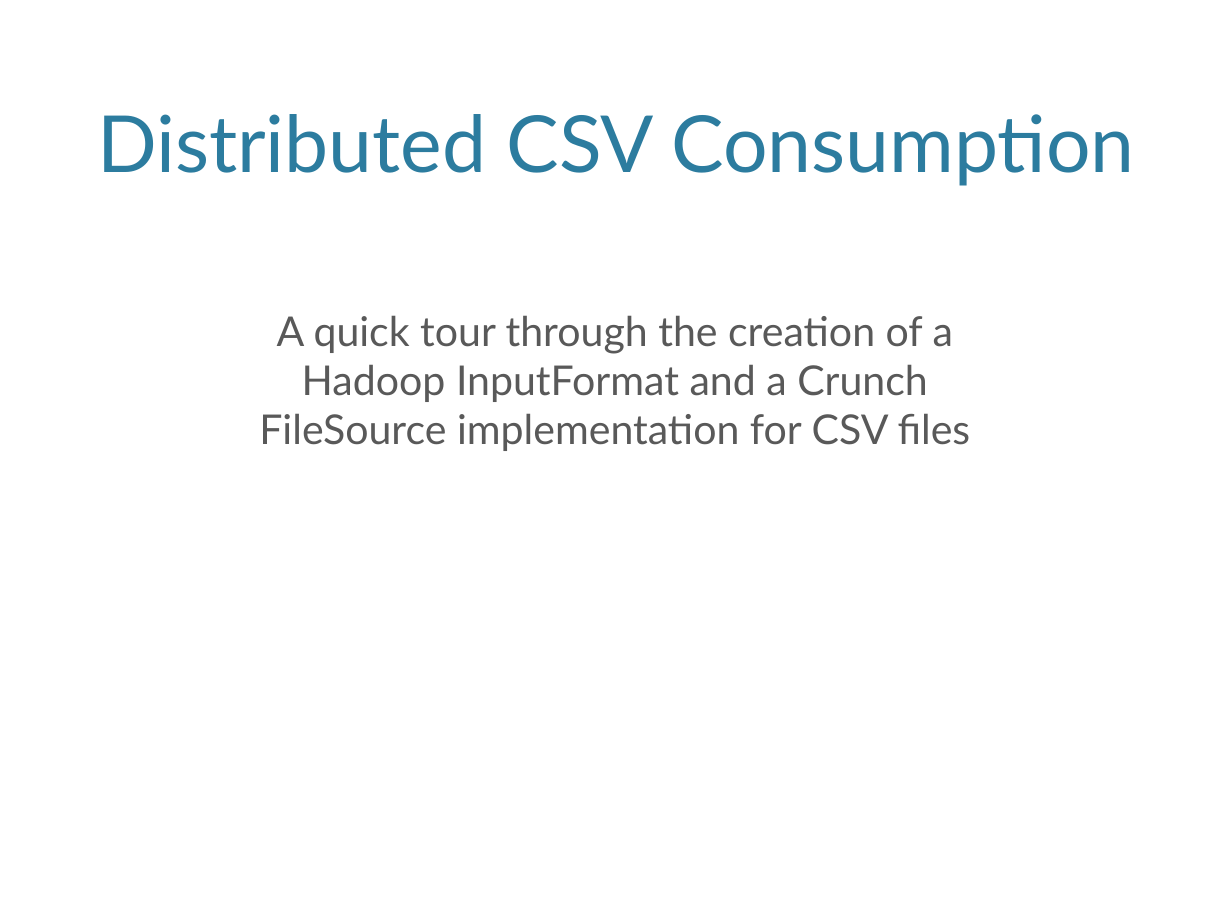
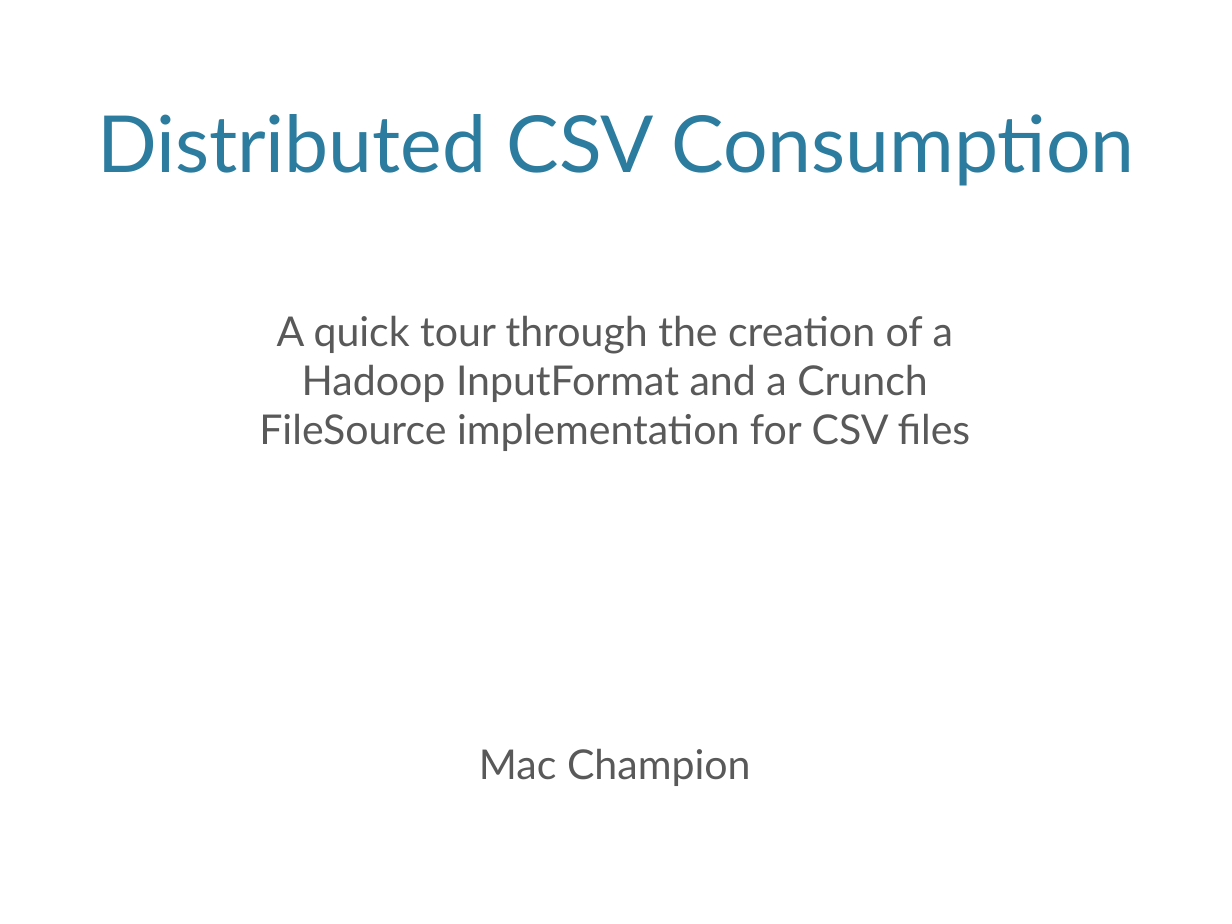
Before and after one commit to champgm/Big-Data-Talk, a slide deck: slide 1 of BigDataTalk.pptx. Drawn at 1232x924 pixels with LibreOffice and Linux fonts; fonts in the diff are those of the drawing; background and template pictures are left out. Boxes give left, top, right and bottom in pixels: in the first picture for what was removed or moved away, otherwise in the second. Text is boxed around its words. In the diff, an @@ line names an element or a change of style, - is before the commit and + after.

```diff
--- a/BigDataTalk.pptx
+++ b/BigDataTalk.pptx
@@ text at (479,748,751,786): paragraph added @@
+Mac Champion
```
Also in this commit, not shown: 1 other slide changed.
